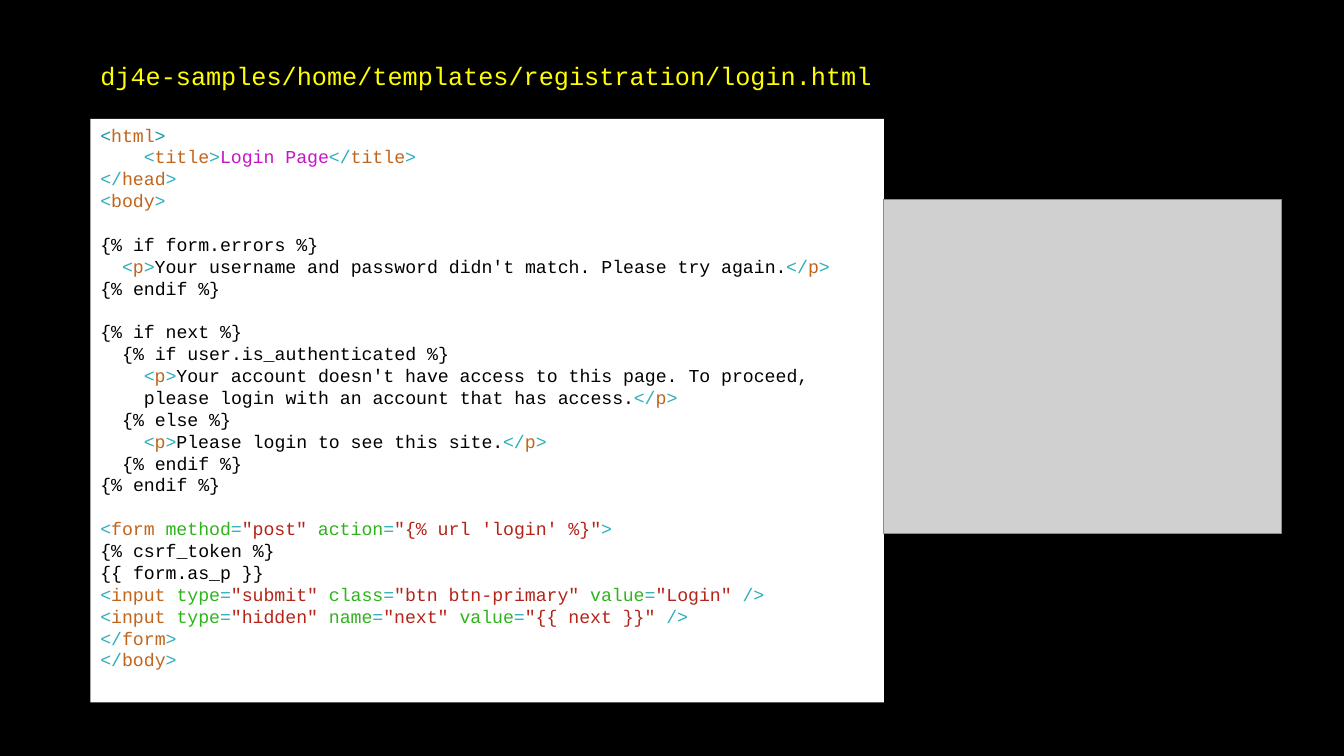
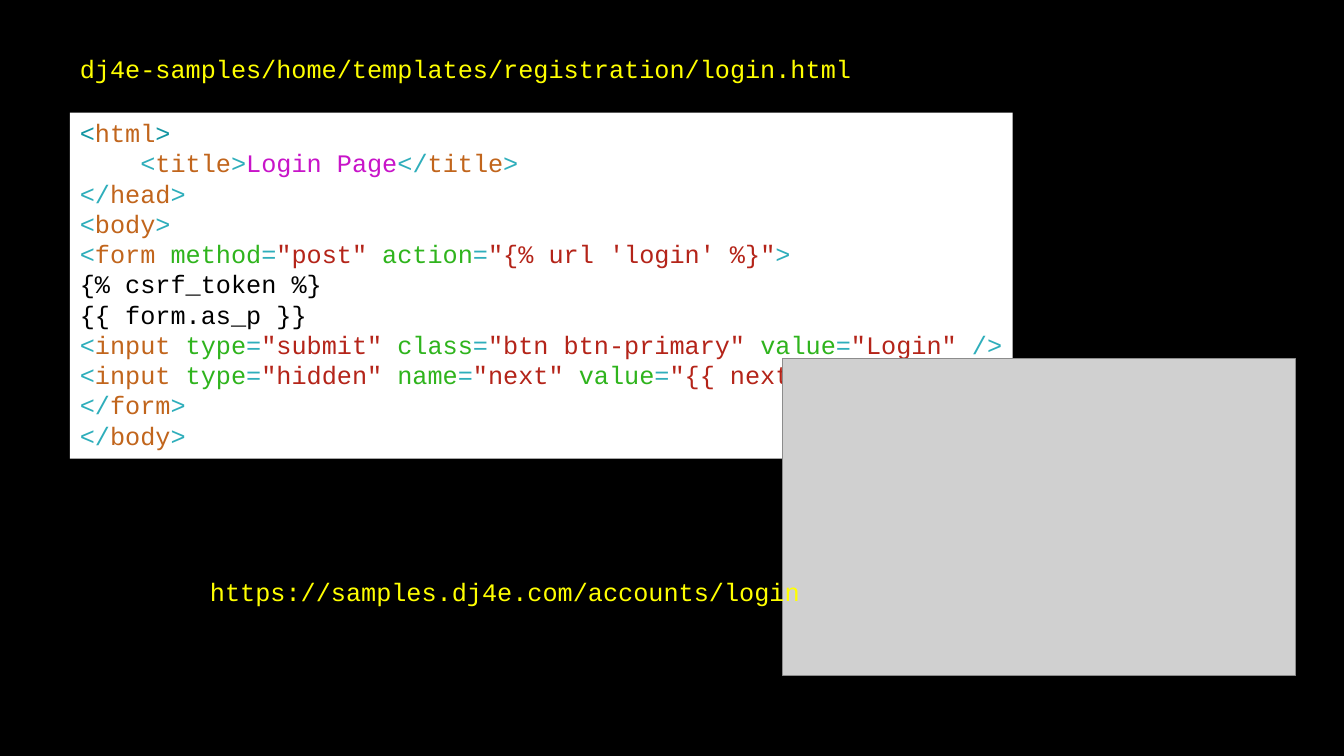
Before and after one commit to csev/dj4e, a slide deck: slide 19 of lectures/DJ-08-Login.pptx (slide 20 before the commit). Drawn at 1344x756 pixels with LibreOffice and Linux fonts; fonts in the diff are those of the drawing; grey boxes stand for pictures. Boxes give left, top, right and bottom in pixels: in the first picture for what was removed or moved away, otherwise in the second. Text is boxed around its words. In the diff, an @@ line names an element or a change of style, - is before the commit and + after.

Commit message:
Updates

```diff
--- a/lectures/DJ-08-Login.pptx
+++ b/lectures/DJ-08-Login.pptx
@@ text "dj4e-samples/home/templates/registration/login.html": place and size @@
-text "dj4e-samples/home/templates/registration/login.html" at bbox=[100, 66, 871, 91]
+text "dj4e-samples/home/templates/registration/login.html" at bbox=[80, 60, 851, 84]
@@ rectangle "<html>": place and size @@
-rectangle "<html>" at bbox=[91, 119, 884, 703]
+rectangle "<html>" at bbox=[70, 113, 1012, 459]
@@ rectangle "<html>" at bbox=[70, 113, 1012, 459]: size 13 to 18 pt @@
@@ text in rectangle at bbox=[122, 238, 830, 492]: paragraphs removed @@
-{% if form.errors %}
-<p>Your username and password didn't match. Please try again.</p>
-{% endif %}
-{% if next %}
-{% if user.is_authenticated %}
-<p>Your account doesn't have access to this page. To proceed,
-please login with an account that has access.</p>
-{% else %}
-<p>Please login to see this site.</p>
-{% endif %}
-{% endif %}
@@ picture: place and size @@
-picture at bbox=[884, 200, 1282, 533]
+picture at bbox=[783, 359, 1297, 676]
@@ text added at bbox=[210, 583, 800, 610], 18 pt, text #FFFF00 @@
+https://samples.dj4e.com/accounts/login
```
Also in this commit, not shown: 3 other slides changed, 1 slide removed.
